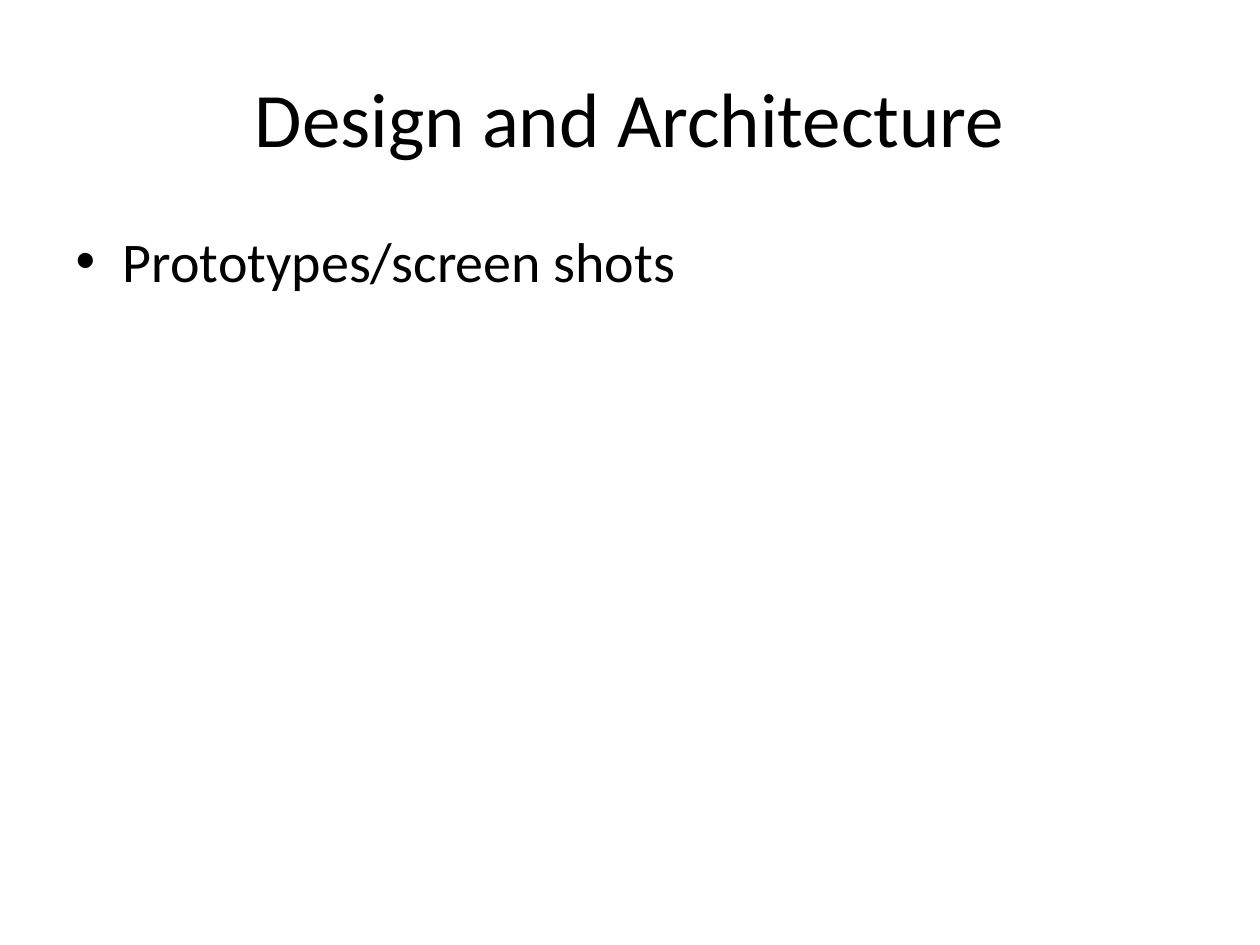
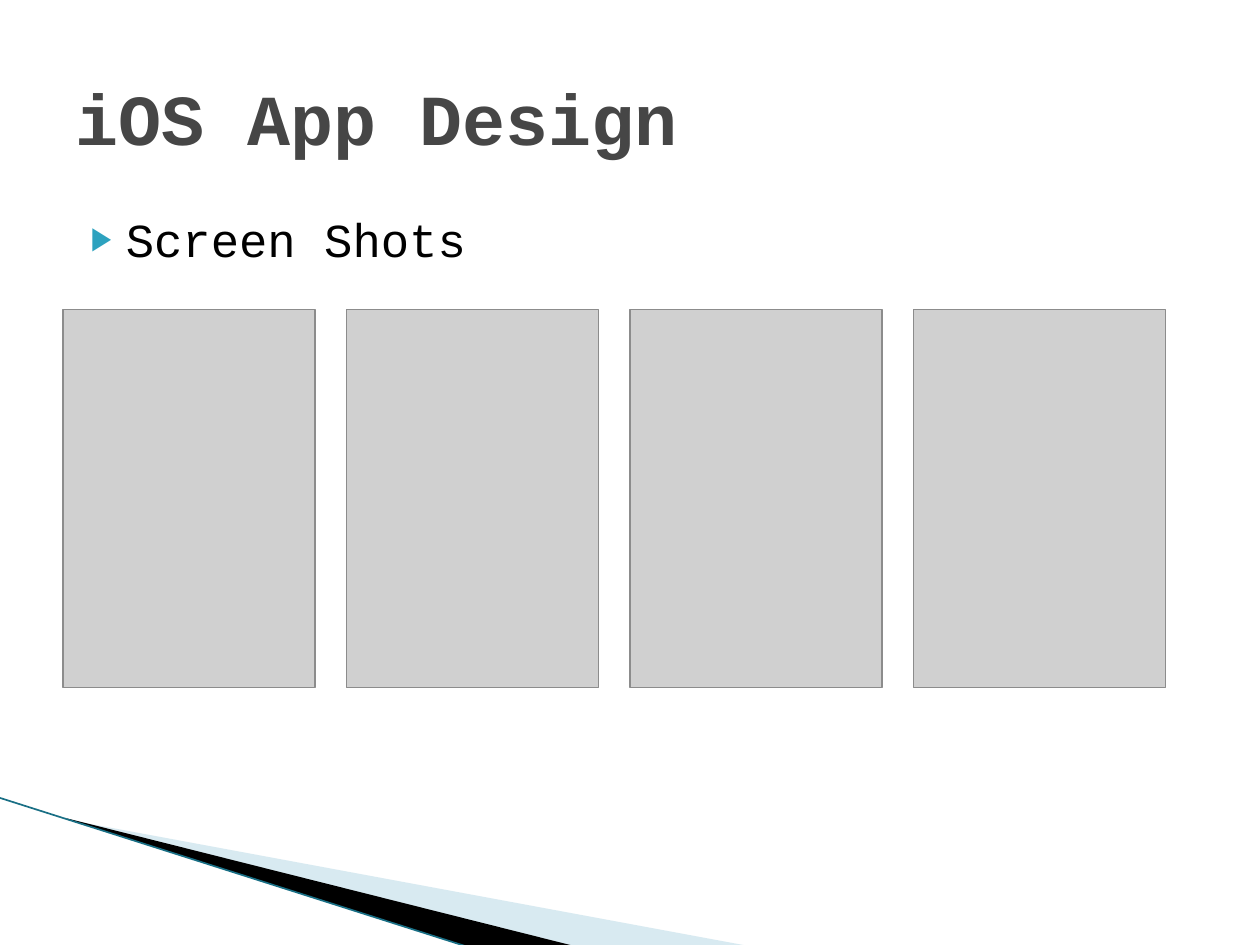
Before and after one commit to SDSMT-CSC/ECPMA, a slide deck: slide 8 of Documentation/Presentation1.pptx (slide 7 before the commit). Drawn at 1260x945 pixels with LibreOffice and Linux fonts; fonts in the diff are those of the drawing; grey boxes stand for pictures; background and template pictures are left out. Boxes give left, top, right and bottom in pixels: in the first picture for what was removed or moved away, otherwise in the second. Text is boxed around its words. In the diff, an @@ line names an element or a change of style, - is before the commit and + after.

```diff
--- a/Documentation/Presentation1.pptx
+++ b/Documentation/Presentation1.pptx
@@ title at box(75, 94, 678, 160): text changed; size 44 to 41 pt; font Calibri to Courier New; text colour #000000 to #464646; bold on @@
-Design and Architecture
+iOS App Design
@@ text at box(126, 223, 466, 258): text changed; size 32 to 27 pt; font Calibri to Courier New @@
-• Prototypes/screen shots
+▶ Screen Shots
@@ picture added at box(63, 310, 315, 688) @@
@@ picture added at box(346, 310, 598, 688) @@
@@ picture added at box(630, 310, 882, 688) @@
@@ picture added at box(914, 310, 1166, 688) @@
@@ line added from (0, 798) to (467, 945), #97C5D8 0.95 pt @@
@@ freeform shape added at box(67, 818, 576, 945), fill #000000 @@
@@ freeform shape added at box(69, 819, 750, 945), fill #A0CBDC at 40% opacity @@
```
Also in this commit, not shown: 5 other slides changed, 3 slides added, 1 slide removed.
